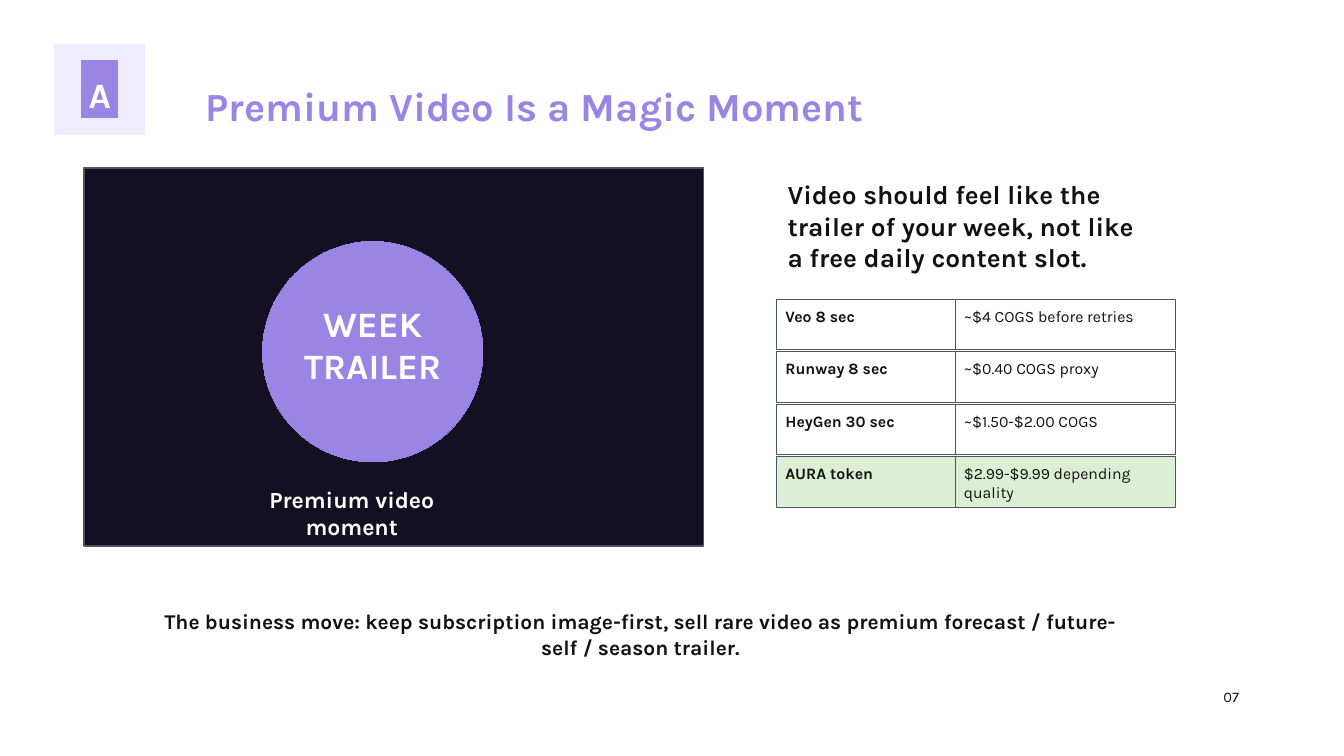
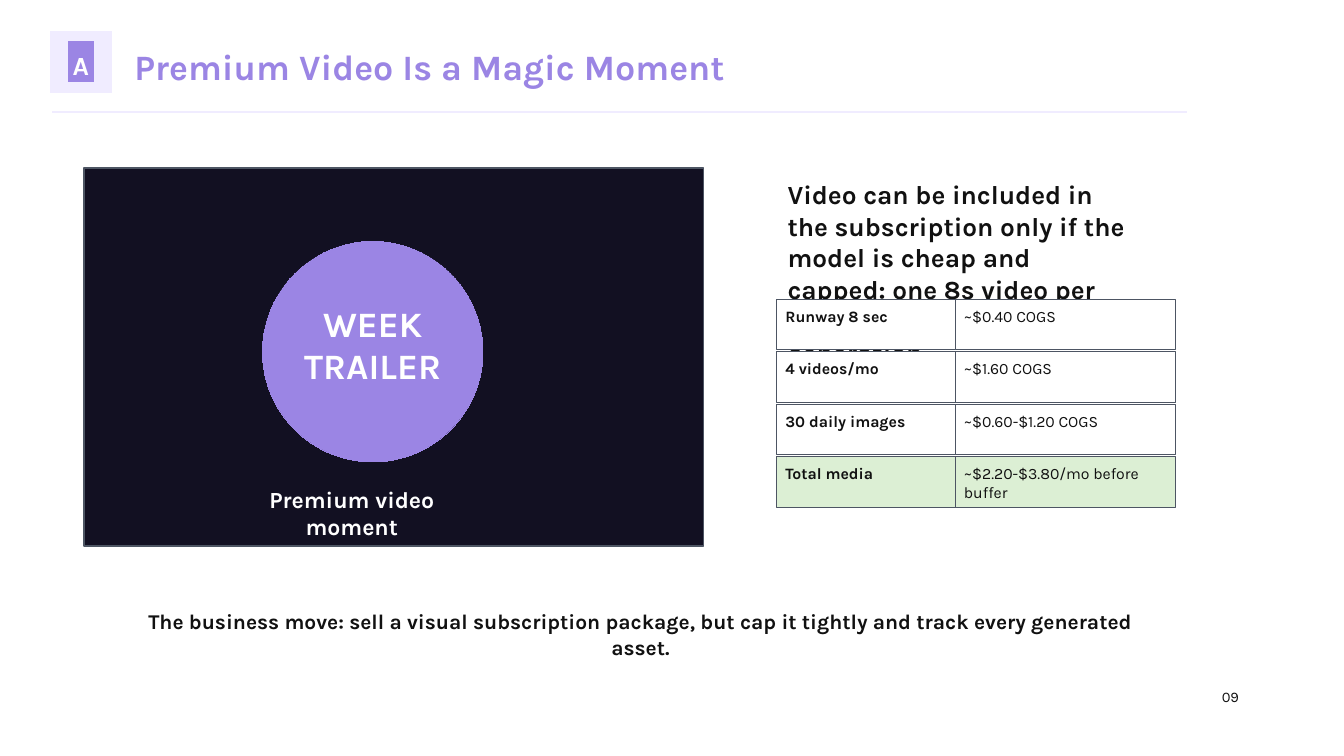
Before and after one commit to kirbudilov01/alina-research, a slide deck: slide 9 of output/pptx/AURA_TRENDVI_STYLE_DECK.pptx (slide 7 before the commit). Drawn at 1344x756 pixels with LibreOffice and Linux fonts; fonts in the diff are those of the drawing. Boxes give left, top, right and bottom in pixels: in the first picture for what was removed or moved away, otherwise in the second. Text is boxed around its words. In the diff, an @@ line names an element or a change of style, - is before the commit and + after.

Commit message:
Update AURA deck subscription economics and offer

```diff
--- a/output/pptx/AURA_TRENDVI_STYLE_DECK.pptx
+++ b/output/pptx/AURA_TRENDVI_STYLE_DECK.pptx
@@ rectangle: place and size @@
-rectangle at [54,44,145,135]
+rectangle at [50,31,111,92]
@@ rectangle: place and size @@
-rectangle at [82,60,117,117]
+rectangle at [69,42,94,83]
@@ text "A": place and size @@
-text "A" at [89,85,111,108]
+text "A" at [73,58,89,75]
@@ text "A" at [73,58,89,75]: size 25.5 to 18.8 pt @@
@@ text "Premium Video Is a Magic ...": place and size @@
-text "Premium Video Is a Magic ..." at [206,92,863,131]
+text "Premium Video Is a Magic ..." at [134,54,725,89]
@@ text "Premium Video Is a Magic ..." at [134,54,725,89]: size 28.5 to 25.5 pt @@
@@ rectangle added at [52,111,1187,113], fill #F0ECFF, outline #F0ECFF 0 pt @@
@@ text at [788,185,1125,368]: text changed @@
-Video should feel like the trailer of your week, not like a free daily content slot.
+Video can be included in the subscription only if the model is cheap and capped: one 8s video per week, not unlimited generation.
@@ text "Runway 8 sec": place and size @@
-text "Runway 8 sec" at [785,363,888,378]
+text "Runway 8 sec" at [785,311,888,326]
@@ text removed at [785,311,855,323] @@
-Veo 8 sec
@@ text at [964,311,1056,324]: text changed @@
-~$0.40 COGS proxy
+~$0.40 COGS
@@ text added at [785,362,879,376], 11.2 pt, text #111111, bold @@
+4 videos/mo
@@ text at [964,363,1052,376]: text changed @@
-~$4 COGS before retries
+~$1.60 COGS
@@ text at [785,415,905,431]: text changed @@
-HeyGen 30 sec
+30 daily images
@@ text at [964,415,1099,429]: text changed @@
-~$1.50-$2.00 COGS
+~$0.60-$1.20 COGS
@@ text at [785,468,874,479]: text changed @@
-AURA token
+Total media
@@ text at [964,467,1138,498]: text changed @@
-$2.99-$9.99 depending quality
+~$2.20-$3.80/mo before buffer
@@ text at [148,614,1131,656]: text changed @@
-The business move: keep subscription image-first, sell rare video as premium forecast / future-self / season trailer.
+The business move: sell a visual subscription package, but cap it tightly and track every generated asset.
@@ text at [1222,692,1239,702]: text changed @@
-07
+09
```
Also in this commit, not shown: 30 other slides changed, 6 slides added, 5 other files.
